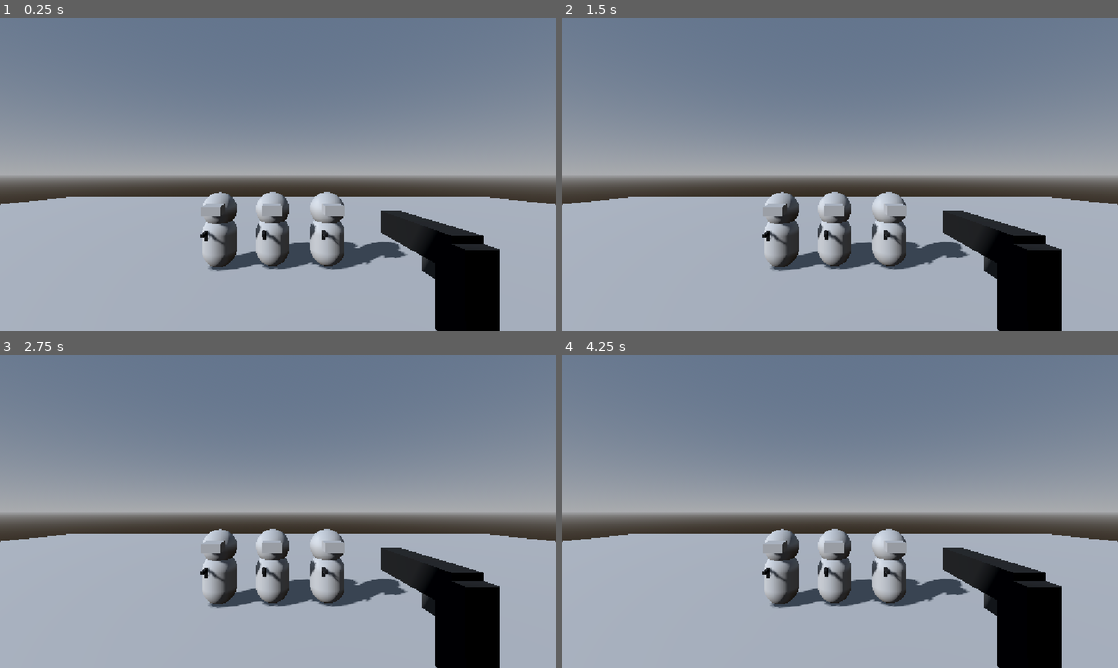
Above: before the commit, frames 1-4 (two rows, left to right).
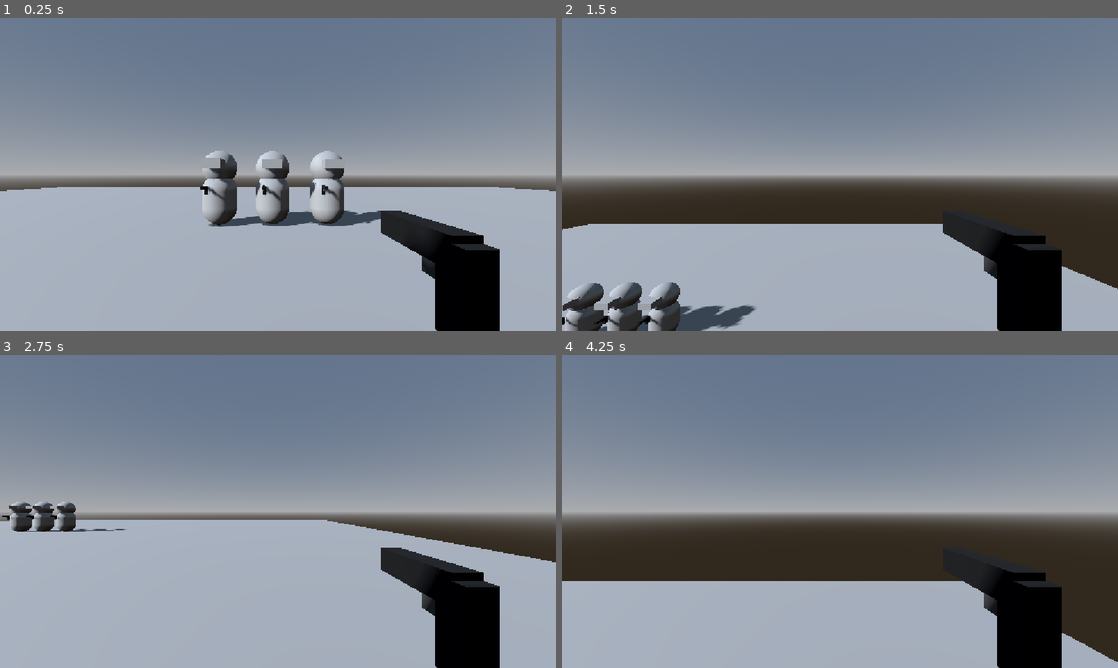
Above: after the commit, the same moments.

Repository: TdoggTH/Barrell-Game
Game: Godot game, scene res://root.tscn
The game is run twice, just before and just after one commit, with the same random seed, the same clock (stepped at 60 frames per second) and the same inputs.
Inputs (mouse positions are in pixels of both pictures, inside the frame that each line leads up to):
- Up to frame 1 (0.25 s): no input
- Up to frame 2 (1.5 s): tap Enter at 0.5 s; move the mouse to (962, 158) at 0.52 s; press the mouse at (962, 158) at 0.53 s; hold D (move_right) 0.53-1.28 s; tap Space (jump) at 0.77 s; move the mouse to (728, 190) at 1.27 s; release the mouse at (728, 190) at 1.28 s; hold S (move_back) from 1.28 s (still down); click (728, 190) at 1.35 s
- Up to frame 3 (2.75 s): tap Space (jump) at 1.52 s; move the mouse to (333, 442) at 2.02 s; release S (move_back) at 2.03 s; press the mouse at (333, 442) at 2.03 s; hold D (move_right) from 2.03 s (still down)
- Up to frame 4 (4.25 s): move the mouse to (812, 574) at 2.77 s; release D (move_right) at 2.78 s; release the mouse at (812, 574) at 2.78 s; hold W (move_forward) 2.78-3.53 s; click (812, 574) at 2.85 s; tap Space (jump) at 3.02, 3.77 s; move the mouse to (1006, 558) at 3.52 s; press the mouse at (1006, 558) at 3.53 s; hold A (move_left) from 3.53 s (still down)

The runs differ from the first frame. In frame 1, 8.7% of the frame differs, in the area x 0-100%, y 42-81%; in frame 2, 16%; in frame 3, 8.7%; in frame 4, 17%, in the area x 0-100%, y 55-98%.
Error before the commit: Parse Error: Identifier "MOUSE_SENSITIVITY" not declared in the current scope. (res://Player/player.gd:58)

Commit message:
more failed attampts at mouse lookl

Diff:
--- a/game-files/Player/Player.tscn
+++ b/game-files/Player/Player.tscn
@@ -3,6 +3,7 @@
 [ext_resource type="Script" uid="uid://b6u18a0wy2e4q" path="res://Player/player.gd" id="1_xhfnw"]
 [ext_resource type="PackedScene" uid="uid://cssrijsjd66mp" path="res://Entities/gun.tscn" id="2_kpjcp"]
 [ext_resource type="Script" uid="uid://cb14ehp2hoklt" path="res://Player/camera_3d.gd" id="2_tok1r"]
+[ext_resource type="Script" uid="uid://bgfuw087mkd5r" path="res://Player/camera_controller.gd" id="3_ddoul"]
 
 [sub_resource type="CapsuleShape3D" id="CapsuleShape3D_pakj4"]
 
@@ -11,19 +12,20 @@
 [node name="Player" type="CharacterBody3D" unique_id=50377273]
 script = ExtResource("1_xhfnw")
 
-[node name="Pivot" type="Node3D" parent="." unique_id=74817570]
-
 [node name="CollisionShape3D" type="CollisionShape3D" parent="." unique_id=546207268]
 shape = SubResource("CapsuleShape3D_pakj4")
 
 [node name="MeshInstance3D" type="MeshInstance3D" parent="CollisionShape3D" unique_id=1875733268]
 mesh = SubResource("CapsuleMesh_pakj4")
 
-[node name="Marker3D" type="Marker3D" parent="." unique_id=287571120]
+[node name="gun" parent="." unique_id=312965893 instance=ExtResource("2_kpjcp")]
+transform = Transform3D(-1, 0, 8.742278e-08, 0, 1, 0, -8.742278e-08, 0, -1, 0.45440817, 0.47705764, -0.6026857)
 
-[node name="Camera3D" type="Camera3D" parent="Marker3D" unique_id=2017626905]
+[node name="Camera Controller" type="Node3D" parent="." unique_id=709638813]
+script = ExtResource("3_ddoul")
+
+[node name="Marker3D" type="Marker3D" parent="Camera Controller" unique_id=287571120]
+
+[node name="Camera3D" type="Camera3D" parent="Camera Controller/Marker3D" unique_id=2017626905]
 transform = Transform3D(1, 0, 0, 0, 1, 0, 0, 0, 1, 0, 0.7668872, 0)
 script = ExtResource("2_tok1r")
-
-[node name="gun" parent="." unique_id=312965893 instance=ExtResource("2_kpjcp")]
-transform = Transform3D(-1, 0, 8.742278e-08, 0, 1, 0, -8.742278e-08, 0, -1, 0.45440817, 0.47705764, -0.6026857)
--- /dev/null
+++ b/game-files/Player/camera_controller.gd
@@ -0,0 +1,36 @@
+extends Node3D
+
+var mouse_sensitivity : float = 0.05
+var capture_mouse : bool
+var mouse_input : Vector2
+var crotation : Vector3
+
+func _unhandled_input(event: InputEvent) -> void:
+	capture_mouse = event is InputEventMouseMotion and Input.mouse_mode == Input.MOUSE_MODE_CAPTURED
+	if capture_mouse:
+		mouse_input.x += -event.screen_relative.x * mouse_sensitivity
+		mouse_input.y += -event.screen_relative.y * mouse_sensitivity
+		print(mouse_input)
+
+# Called when the node enters the scene tree for the first time.
+func _ready() -> void:
+	Input.mouse_mode = Input.MOUSE_MODE_CAPTURED
+
+
+# Called every frame. 'delta' is the elapsed time since the previous frame.
+func _process(delta: float) -> void:
+	mouse_input = Vector2.ZERO
+	update_camera_rotation(mouse_input)
+
+func update_camera_rotation(input: Vector2) -> void:
+	crotation.x += input.y
+	crotation.y += input.x
+	crotation.x = clamp(crotation.x, deg_to_rad(-90), deg_to_rad(90))
+
+	var player_rotation = Vector3(0.0, crotation.y, 0.0)
+	var camera_rotation = Vector3(crotation.x,0.0, 0.0)
+
+	transform.basis = Basis.from_euler(camera_rotation)
+	transform.basis = Basis.from_euler(player_rotation)
+
+	crotation.z = 0.0
--- a/game-files/Player/player.gd
+++ b/game-files/Player/player.gd
@@ -34,9 +34,6 @@
 		direction.z += 1
 	if Input.is_action_pressed("move_forward"):
 		direction.z -= 1
-	if direction != Vector3.ZERO:
-		direction = direction.normalized()
-		# Setting the basis property will affect the rotation of the node.
 
 			# Ground Velocity
 	target_velocity.x = direction.x * speed
@@ -53,14 +50,14 @@
 	velocity = target_velocity
 	move_and_slide()
 
-func _input(event):
-	if event is InputEventMouseMotion and Input.get_mouse_mode() == Input.MOUSE_MODE_CAPTURED:
-		rotation_helper.rotate_x(deg2rad(event.relative.y * MOUSE_SENSITIVITY))
-		self.rotate_y(deg2rad(event.relative.x * MOUSE_SENSITIVITY * -1))
+#func _input(event):
+	#if event is InputEventMouseMotion and Input.get_mouse_mode() == Input.MOUSE_MODE_CAPTURED:
+		#rotation_helper.rotate_x(deg2rad(event.relative.y * MOUSE_SENSITIVITY))
+		#self.rotate_y(deg2rad(event.relative.x * MOUSE_SENSITIVITY * -1))
 
-		var camera_rot = rotation_helper.rotation_degrees
-		camera_rot.x = clamp(camera_rot.x, -70, 70)
-		rotation_helper.rotation_degrees = camera_rot
+		#var camera_rot = rotation_helper.rotation_degrees
+		#camera_rot.x = clamp(camera_rot.x, -70, 70)
+		#rotation_helper.rotation_degrees = camera_rot
 
 #func _input(event):
 	#if event is InputEventMouseMotion and Input.mouse_mode == Input.MOUSE_MODE_CAPTURED:
Not shown, added: game-files/Player/camera_controller.gd.uid
